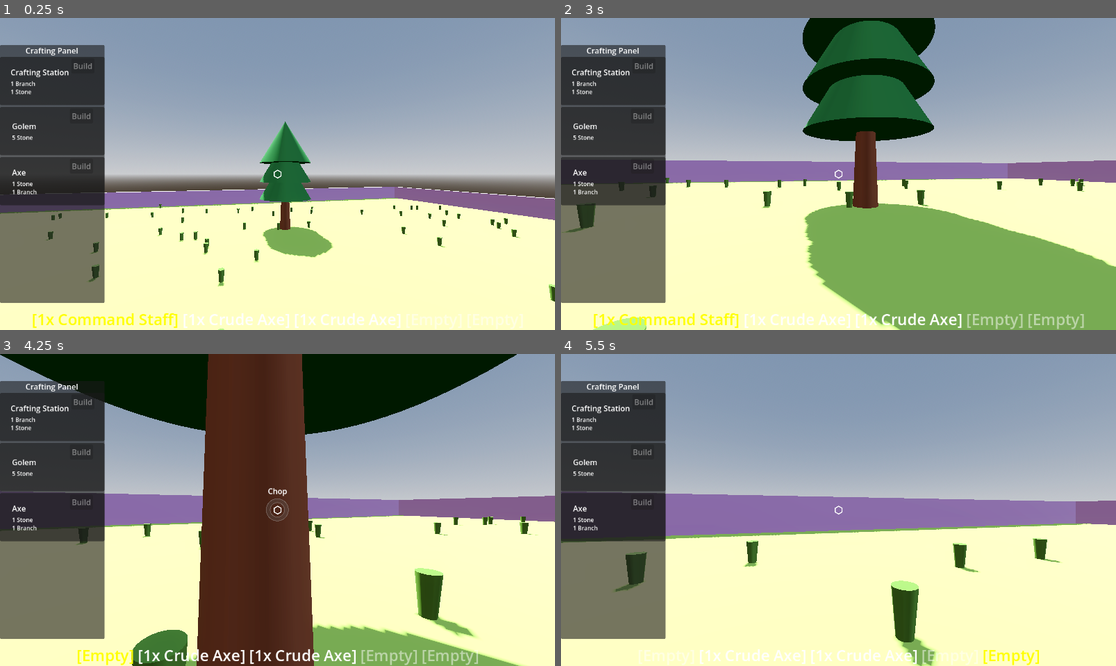
Above: before the commit, frames 1-4 (two rows, left to right).
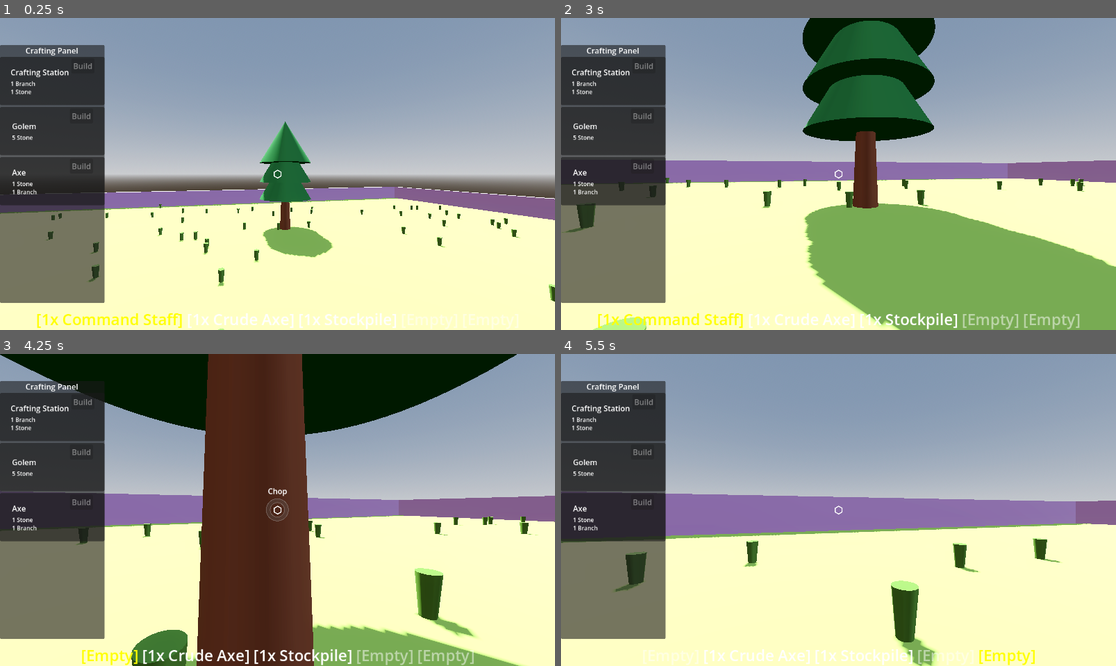
Above: after the commit, the same moments.

Repository: VrituuRuby/golem-factory
Game: Godot game, scene res://scenes/world/world.tscn
Two runs of this game, one before a commit and one after it. Both use one fixed random seed, a clock stepped at 60 frames per second and the inputs below.
Inputs (mouse positions are in pixels of both pictures, inside the frame that each line leads up to):
- Up to frame 1 (0.25 s): no input
- Up to frame 2 (3 s): move the mouse to (866, 174) at 0.52 s; hold W (up) from 0.53 s (still down); click (866, 174) at 0.6 s; tap Space (jump) at 0.77, 1.52 s; right-click (866, 174) at 0.8 s; move the mouse to (810, 174) at 1.27 s; right-click (810, 174) at 1.35 s; click (810, 174) at 1.55 s; move the mouse to (849, 167) at 2.02 s; click (849, 167) at 2.1 s; right-click (849, 167) at 2.3 s; move the mouse to (832, 180) at 2.77 s; tap X (dismantle) at 2.85 s
- Up to frame 3 (4.25 s): keep holding W (up); tap Space (jump) at 3.02, 3.77 s; click (271, 516) at 3.05 s; move the mouse to (316, 513) at 3.52 s; tap Q (drop) at 3.6 s; right-click (316, 513) at 3.8 s
- Up to frame 4 (5.5 s): keep holding W (up); move the mouse to (794, 506) at 4.27 s; tap E (interact) at 4.35 s; tap Space (jump) at 4.52 s; click (794, 506) at 4.55 s; move the mouse to (844, 510) at 5.02 s; hold Mouse wheel down (scroll_down) from 5.03 s (still down); right-click (844, 510) at 5.3 s

The runs differ from the first frame. In frame 1, 1.5% of the frame differs, in the area x 5-95%, y 94-100%; in frame 2, 1.8%; in frame 3, 1.6%; in frame 4, 1.2%.
Error before the commit: Cannot call method 'has_method' on a null value. (res://player/player.gd:115)
Error after the commit: Cannot call method 'has_method' on a null value. (res://player/player.gd:116)

Commit message:
stockpile usar task

Diff:
--- a/buildings/stations/crafting_station/crafting_station.gd
+++ b/buildings/stations/crafting_station/crafting_station.gd
@@ -27,7 +27,7 @@
 	update_can_craft()
 	return
 
-func add_item(actor) -> void:
+func add_item(actor: Actor) -> void:
 	var selected_slot = actor.inventory.selected_slot
 	var item = actor.inventory.slots[selected_slot].itemData
 	if (not selected_recipe):
@@ -66,6 +66,9 @@
 			can_work = false
 			return
 
+func on_secondary_action(actor: Actor) -> void:
+	add_item(actor)
+
 func _on_work_finished(actor: Actor = null) -> void:
 	super._on_work_finished(actor)
 
@@ -79,7 +82,9 @@
 
 			get_tree().get_root().add_child(item)
 
-	inventory.clear()
+	for key in selected_recipe.input:
+		var amount = selected_recipe.input.get(key)
+		inventory[key] -= amount
 	update_can_craft()
 
 func get_interface_scene() -> PackedScene:
--- a/buildings/stockpile/stockpile.gd
+++ b/buildings/stockpile/stockpile.gd
@@ -1,11 +1,33 @@
 extends Interactable
 class_name Stockpile
 
+var COLLECT_NEARBY_TASK =preload("res://golemns/tasks/collect_nearby_task.gd")
+
 var stock_item: ItemData;
 var quantity: int = 0;
+@onready var detector_area: Area3D = $DetectorArea
+
+var available_pickups: Array[ItemPickup] = []
+
+signal available_pickups_update(available_pickups: Array[ItemPickup])
 
 func _ready() -> void:
 	action_name = "Chose Item"
+	detector_area.body_entered.connect(func (body):
+		print("body entered")
+		if body is not ItemPickup: return
+		if body.item_data != stock_item: return
+		available_pickups.append(body)
+		available_pickups_update.emit(available_pickups)
+	)
+
+	detector_area.body_exited.connect(func (body):
+		print("body exited")
+		if body is not ItemPickup: return
+		if body.item_data != stock_item: return
+		available_pickups.erase(body)
+		available_pickups_update.emit(available_pickups)
+	)
 
 func set_stock_item(item: ItemData) -> void:
 	stock_item = item
@@ -26,7 +48,7 @@
 	else:
 		action_name = "Stock %s (%d)" % [stock_item.name, quantity]
 
-func add_item(actor) -> void:
+func add_item(actor: Actor) -> void:
 	var selected_slot = actor.inventory.selected_slot
 	var item = actor.inventory.slots[selected_slot].itemData
 
@@ -40,14 +62,24 @@
 	actor.inventory.remove_item(selected_slot)
 	increase_quantity()
 
-func on_action(actor) -> void:
-	var selected_slot = actor.inventory.selected_slot
-	add_item(actor.inventory.slots[selected_slot].itemData)
+func on_action(actor: Actor) -> void:
+	add_item(actor)
 
-func on_secondary_action(actor) -> void:
+func on_secondary_action(actor: Actor) -> void:
+	if actor is PlayerClass:
+		var selected_item = actor.inventory.slots[actor.inventory.selected_slot].itemData
+		if selected_item is not ToolItemData: return
+		if selected_item.tool_type != ToolItemData.ToolType.STAFF: return
+		if not actor.selected_golem: return
+
+		var task = COLLECT_NEARBY_TASK.new(self, actor.selected_golem)
+		actor.selected_golem.assigned_task = task
+		print("Assigned Collect task to golem")
+		actor.selected_golem = null
+		return
+
 	if not stock_item: return
 
 	if quantity <= 0: return
-
 	actor.inventory.add_item(stock_item)
 	decrease_quantity()
--- a/buildings/stockpile/stockpile.tscn
+++ b/buildings/stockpile/stockpile.tscn
@@ -25,6 +25,8 @@
 mesh = SubResource("BoxMesh_pyeni")
 
 [node name="DetectorArea" type="Area3D" parent="." unique_id=657714015]
+collision_layer = 0
+collision_mask = 4
 
 [node name="CollisionShape3D" type="CollisionShape3D" parent="DetectorArea" unique_id=297365038]
 shape = SubResource("SphereShape3D_ly341")
--- a/golemns/golem.gd
+++ b/golemns/golem.gd
@@ -34,11 +34,11 @@
 				holding_item_position.add_child(mesh)
 		else:
 			for child in holding_item_position.get_children():
-				holding_item_position.queue_free()
+				child.queue_free()
 	)
 
 func _process(delta: float) -> void:
-	info_label.visible = false
+	# info_label.visible = false
 	if not is_on_floor():
 		velocity.y -= 12 * delta
 
@@ -49,9 +49,10 @@
 
 	if extra_tooltip_labels.size() > 0:
 		info_label.text = "!"
-		info_label.visible = true
+		# info_label.visible = true
 	else:
-		info_label.visible = false
+		# info_label.visible = false
+		pass
 
 	move_and_slide()
 
@@ -60,7 +61,6 @@
 	desired_direction.y = 0;
 
 	velocity = desired_direction.normalized() * SPEED
-	print(velocity)
 	if desired_direction.length() > 0.1:
 		look_at(global_position + desired_direction.normalized(), Vector3.UP)
 
--- a/golemns/golem.tscn
+++ b/golemns/golem.tscn
@@ -38,10 +38,9 @@
 
 [node name="InfoLabel" type="Label3D" parent="." unique_id=1419482686]
 transform = Transform3D(1, 0, 0, 0, 1, 0, 0, 0, 1, 0, 1.493269, 0)
-visible = false
 billboard = 1
 modulate = Color(0.96139365, 0.9044705, 0, 1)
-text = "!"
+text = "!asdf"
 autowrap_mode = 3
 width = 370.0
 
--- /dev/null
+++ b/golemns/tasks/collect_nearby_task.gd
@@ -0,0 +1,87 @@
+extends GolemTask
+class_name CollectNearbyTask
+
+enum COLLECT_STATE {
+	IDLE,
+	MOVING_TO_ITEM,
+	MOVING_TO_STOCKPILE,
+}
+
+var target_stockpile: Stockpile
+var valid_task: bool = false
+var target_item: ItemPickup
+
+var _state: int = COLLECT_STATE.IDLE
+var state:
+	get: return _state
+	set(value):
+		print("current state: ", _state, ", new state: ", value)
+		_state = value
+
+func _init(stockpile: Stockpile, golem: GolemClass):
+	target_stockpile = stockpile
+	target_stockpile.available_pickups_update.connect(func (available_pickups):
+		if state != COLLECT_STATE.IDLE: return
+		if golem.inventory.slots[golem.inventory.selected_slot].itemData: return
+
+		try_reserve_pickup(golem)
+	)
+	valid_task = true
+
+func try_reserve_pickup(golem: GolemClass):
+	var available_pickup = get_available_pickup(golem)
+	if available_pickup:
+		target_item = available_pickup
+		state = COLLECT_STATE.MOVING_TO_ITEM
+		available_pickup.reserved_pickup = true
+
+func get_available_pickup(golem: GolemClass) -> ItemPickup:
+	var closest_pickup: ItemPickup = null
+	var closest_distance = INF
+
+	for pickup in target_stockpile.available_pickups:
+		if not pickup: return
+		if pickup.reserved_pickup:
+			continue
+
+		var distance = golem.global_position.distance_to(pickup.global_position)
+		if distance < closest_distance:
+			closest_distance = distance
+			closest_pickup = pickup
+
+	return closest_pickup
+
+func update(delta: float, golem: GolemClass) -> void:
+	match(state):
+		COLLECT_STATE.IDLE:
+			golem.info_label.text = "Idle"
+			try_reserve_pickup(golem)
+			return
+		COLLECT_STATE.MOVING_TO_ITEM:
+			golem.info_label.text = "Moving to Item"
+			if !target_item or !is_instance_valid(target_item):
+				state = COLLECT_STATE.IDLE
+				return
+
+			if golem.global_position.distance_to(target_item.global_position) > 1:
+				golem.state = GolemClass.STATES.MOVING
+				golem.move_to(target_item.global_position)
+				return
+			else:
+				if golem.inventory.add_item(target_item.item_data):
+					golem.state = GolemClass.STATES.WORKING
+					state = COLLECT_STATE.MOVING_TO_STOCKPILE
+					target_item.queue_free()
+			return
+		COLLECT_STATE.MOVING_TO_STOCKPILE:
+			golem.info_label.text = "Moving to Stockpile"
+			if golem.global_position.distance_to(target_stockpile.global_position) > 1.5:
+				golem.state = GolemClass.STATES.MOVING
+				golem.move_to(target_stockpile.global_position)
+				return
+			else:
+				golem.velocity = Vector3.ZERO
+				golem.inventory.remove_selected()
+				target_stockpile.increase_quantity()
+				state = COLLECT_STATE.IDLE
+			return
--- a/player/player.gd
+++ b/player/player.gd
@@ -16,6 +16,7 @@
 
 var COMMAND_STAFF_ITEM = preload("res://items/tools/command_staff.tres")
 var AXE_ITEM = preload("res://items/tools/crude_axe.tres")
+var STOCKPILE = preload("res://items/placeables/stockpile.tres")
 
 @export var head: Node3D
 @export var camera: Camera3D
@@ -38,7 +39,7 @@
 	inventory.update.connect(ui._update_inventory)
 	inventory.add_item(COMMAND_STAFF_ITEM)
 	inventory.add_item(AXE_ITEM)
-	inventory.add_item(AXE_ITEM)
+	inventory.add_item(STOCKPILE)
 	ui._update_inventory()
 
 func _unhandled_input(event: InputEvent) -> void:
--- a/world/item_pickup/item_pickup.gd
+++ b/world/item_pickup/item_pickup.gd
@@ -19,6 +19,8 @@
 
 var hover_time := 0.0
 var base_position := Vector3.ZERO
+
+var reserved_pickup: bool = false
 
 func _update_visual():
 	mesh.scale = Vector3(item_data.mesh_scale, item_data.mesh_scale, item_data.mesh_scale)
Not shown, added: golemns/tasks/collect_nearby_task.gd.uid
